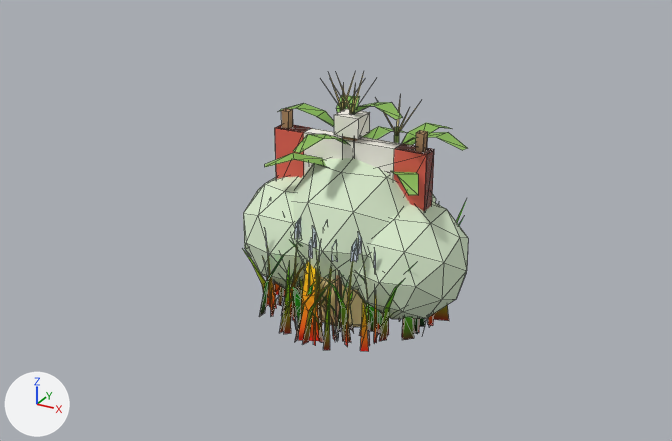
The glTF model godot/models/roadside.glb: old version first, new version second.
Camera for both pictures: a 50 mm lens placed at (3.39, -6.44, 4.0), pointed at (0.0, -0.28, 0.92). Every picture has the same lights, and +X, +Y and +Z are marked at lower left. The first picture is the older version. Mesh edges are drawn as thin lines. Vertices at exactly the same position are counted once.

The first picture shows 'BushCluster', 'Corn', 'GrassPatch', 'GrassPatchLow', 'HayBale', 'RallyBoard', 'WaysideCross', 'WheatPatch', 'WheatPatchLow' and 1 more.
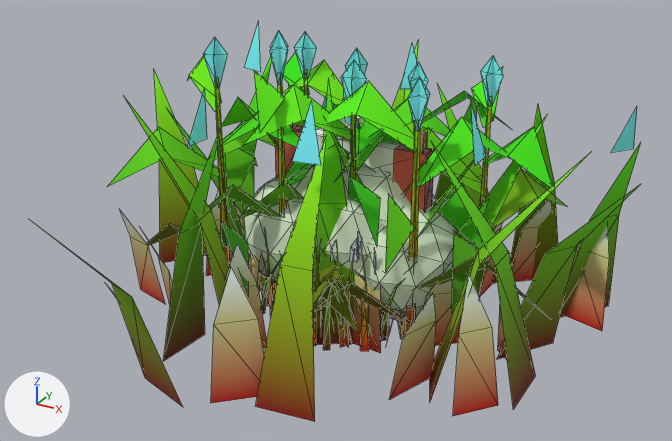
Location of each change, [x1, y1, x2, y2] in pixels of the pictures (672 x 441 px; the box of a moved part takes in the faces that stretch with it):
'CornFar', added
    after: [33, 21, 641, 422]
'Corn', reshaped, recoloured
    before: [245, 73, 467, 248]
    after: [107, 31, 566, 338]
'WheatFar', added
    after: [107, 190, 609, 416]
'WheatPatch', reshaped (mostly hidden)
    before: [265, 202, 439, 346]
    after: [265, 231, 405, 346]
'WheatPatchLow', reshaped (mostly hidden)
    before: [244, 217, 434, 347]
    after: [248, 224, 390, 348]
part 1 of me_corn, deleted
    before: [279, 73, 467, 153]
part 2 of me_corn, built on
    before: [245, 92, 418, 248]
    after: [107, 31, 566, 338]
part 3 of me_wheatpatch, moved or reshaped
    before: [271, 291, 284, 316]
    after: [397, 319, 403, 339]
part 4 of me_wheatpatch, moved or reshaped (not visible afterwards)
    before: [311, 312, 324, 343]
part 5 of me_wheatpatch, added
    after: [361, 315, 371, 335]
part 6 of me_wheatpatch, moved or reshaped (mostly hidden)
    before: [298, 202, 439, 269]
    after: [315, 234, 376, 269]
part 7 of me_wheatpatch, recoloured
    before: [265, 231, 361, 239]
    after: [265, 231, 362, 251]
part 8 of me_wheatpatchlow, moved or reshaped
    before: [244, 251, 269, 307]
    after: [248, 255, 269, 307]
part 9 of me_wheatpatchlow, moved or reshaped (mostly hidden)
    before: [267, 217, 434, 347]
    after: [266, 224, 390, 348]
'GrassPatchLow', unchanged, covered by the edit
    before: [275, 242, 449, 341]
    after: [276, 284, 406, 336]
'HayBale', unchanged, covered by the edit
    before: [296, 270, 383, 328]

The edits, one by one:
me_corn is used by ob_corn; location (0.0, 0.0, 0.0).
me_corn had 237 vertices, 171 faces and spanned x -0.87..0.97, y -0.65..1.04, z 0.0..2.07.
me_corn no longer uses material mat_cornstalk.
me_corn no longer uses material mat_cornleaf.
me_corn no longer uses material mat_cornhusk.
me_corn no longer uses material mat_corntassel.
me_corn now has 406 vertices, 242 faces and spans x -2.0..1.87, y -1.47..1.34, z 0.0..2.46.
me_corn part 1: 28 loose pieces with 150 vertices, spanning x -0.85..0.97, y -0.65..1.04, z 0.0..2.07, are deleted.
me_corn part 2: 87 vertices removed from x -0.87..0.77, y -0.44..0.56, z 0.0..1.97; 406 vertices added at x -2.0..1.87, y -1.47..1.34, z 0.0..2.46.
me_corn gains material mat_blade.
me_wheatpatch is used by ob_wheatpatch; location (0.0, 0.0, 0.0).
me_wheatpatch had 860 vertices, 580 faces and spanned x -0.98..0.85, y -1.0..0.81, z 0.0..1.05.
me_wheatpatch now has 930 vertices, 630 faces and spans x -0.77..0.92, y -0.89..0.91, z 0.0..1.05.
me_wheatpatch part 3: the loose piece of 7 vertices spanning x -0.5..-0.24, y -0.53..-0.49, z 0.0..0.39 is turned 167.8 degrees about the z axis through its middle and scaled by 1.17, then moved by (0.86, 0.24, 0.03).
me_wheatpatch part 4: the loose piece of 7 vertices spanning x 0.08..0.13, y -1.0..-0.68, z 0.0..0.48 is scaled about its middle by (1.75, 1, 0.938), then moved by (-0.33, 0.66, -0.01).
me_wheatpatch part 5: the loose piece of 7 vertices spanning x 0.48..0.75, y -0.5..-0.44, z 0.0..0.4 is copied, and the copy is multiplied about its middle by the matrix ((0.102, 1.226, 0.011), (-1.225, 0.103, -0.047), (-0.048, -0.007, 1.229)), then moved by (-0.13, -0.24, 0.04); it spans x 0.43..0.54, y -0.89..-0.53, z 0.0..0.48.
me_wheatpatch part 6: 18 vertices moved from x -0.28..0.76, y -0.57..0.76, z 0.64..0.97 to x -0.31..0.77, y -0.58..0.73, z 0.64..0.97; 66 vertices removed from x -0.46..0.82, y -0.7..0.8, z 0.64..0.98; 66 vertices added at x -0.45..0.82, y -0.71..0.8, z 0.64..0.98.
me_wheatpatch part 7: 11 kept faces spanning x -0.73..0.77, y -0.58..0.35, z 0.68..1.03 get new vertex colours; the middle colour goes from pale blue #e7fbff to pale blue #e7f7ff.
Other edits to the shape of me_wheatpatch do not show in these pictures.
me_wheatpatchlow is used by ob_wheatpatchlow; location (0.0, 0.0, 0.0).
me_wheatpatchlow had 408 vertices, 282 faces and spanned x -0.93..0.79, y -0.65..0.74, z 0.0..1.04.
me_wheatpatchlow now has 429 vertices, 297 faces and spans x -0.98..0.8, y -0.69..0.75, z 0.0..1.04.
me_wheatpatchlow part 8: the loose piece of 7 vertices spanning x -0.93..-0.62, y -0.4..-0.3, z 0.0..0.46 is scaled about its middle by (1.14, 1.36, 1.04), then moved by (-0.02, 0.0, 0.01).
me_wheatpatchlow part 9: 25 vertices moved within x -0.65..0.51, y -0.55..0.74, z 0.0..0.98; 279 vertices removed from x -0.65..0.79, y -0.65..0.74, z 0.0..0.98; 286 vertices added at x -0.66..0.8, y -0.69..0.75, z 0.0..0.98.
Other edits to the shape of me_wheatpatchlow do not show in these pictures.
Mesh me_wheatfar is new.
It has 110 vertices, 66 faces and spans x -1.81..2.07, y -1.86..1.85, z 0.0..1.02.
It uses material mat_blade.
Mesh me_cornfar is new.
It has 134 vertices, 74 faces and spans x -2.51..2.42, y -2.69..2.39, z 0.0..2.29.
It uses material mat_blade.
Object 'WheatFar' (ob_wheatfar) is new; it shows me_wheatfar.
Its location is (0.0, 0.0, 0.0).
Object 'CornFar' (ob_cornfar) is new; it shows me_cornfar.
Its location is (0.0, 0.0, 0.0).
